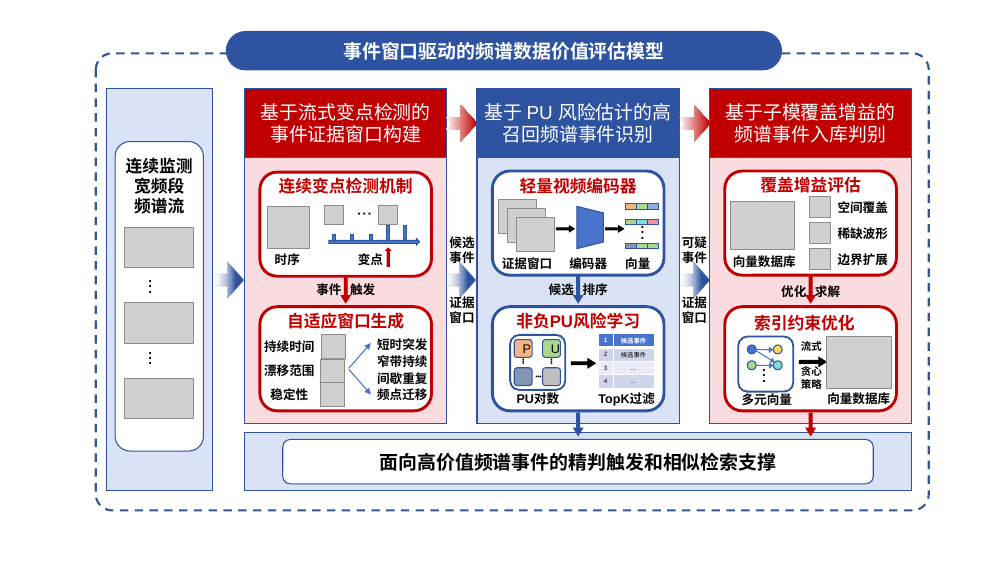
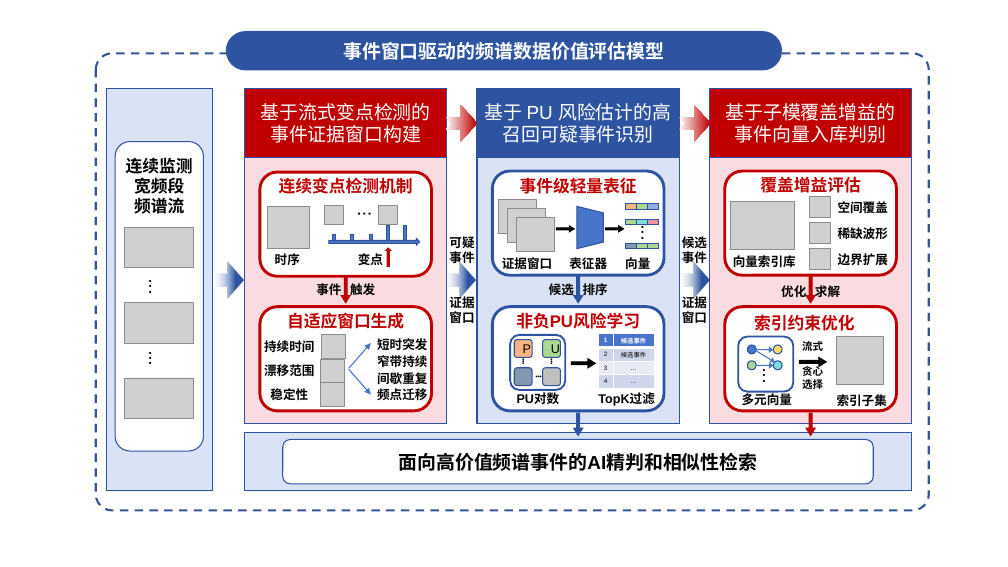
Before and after one commit to yeshu8zpf/NSFC_MCI, a slide deck: slide 1 of 军民融合/ppt/2A.pptx. Drawn at 1008x567 pixels with LibreOffice and Linux fonts; fonts in the diff are those of the drawing; grey boxes stand for pictures. Boxes give left, top, right and bottom in pixels: in the first picture for what was removed or moved away, otherwise in the second. Text is boxed around its words. In the diff, an @@ line names an element or a change of style, - is before the commit and + after.

```diff
--- a/军民融合/ppt/2A.pptx
+++ b/军民融合/ppt/2A.pptx
@@ text in rectangle at (x1=485, y1=103, x2=671, y2=143): text changed @@
-基于 PU 风险估计的高召回频谱事件识别
+基于 PU 风险估计的高召回可疑事件识别
@@ text in rectangle at (x1=725, y1=103, x2=895, y2=143): text changed @@
-基于子模覆盖增益的频谱事件入库判别
+基于子模覆盖增益的事件向量入库判别
@@ text at (x1=520, y1=177, x2=637, y2=194): text changed @@
-轻量视频编码器
+事件级轻量表征
@@ text at (x1=449, y1=236, x2=474, y2=266): text changed @@
-候选事件
+可疑事件
@@ text at (x1=682, y1=236, x2=707, y2=266): text changed @@
-可疑事件
+候选事件
@@ text at (x1=569, y1=255, x2=607, y2=272): text changed @@
-编码器
+表征器
@@ text at (x1=733, y1=255, x2=796, y2=267): text changed @@
-向量数据库
+向量索引库
@@ picture resized from (x1=827, y1=337, x2=892, y2=389) to (x1=836, y1=337, x2=884, y2=384) @@
@@ text at (x1=802, y1=377, x2=823, y2=391): text changed @@
-策略
+选择
@@ text removed at (x1=827, y1=390, x2=890, y2=407) @@
-向量数据库
@@ text added at (x1=837, y1=394, x2=887, y2=408), 12 pt, text #000000, bold @@
+索引子集
@@ text in rounded rectangle at (x1=398, y1=453, x2=757, y2=471): text changed @@
-面向高价值频谱事件的精判触发和相似检索支撑
+面向高价值频谱事件的AI精判和相似性检索
```
Also in this commit, not shown: 3 other files.
